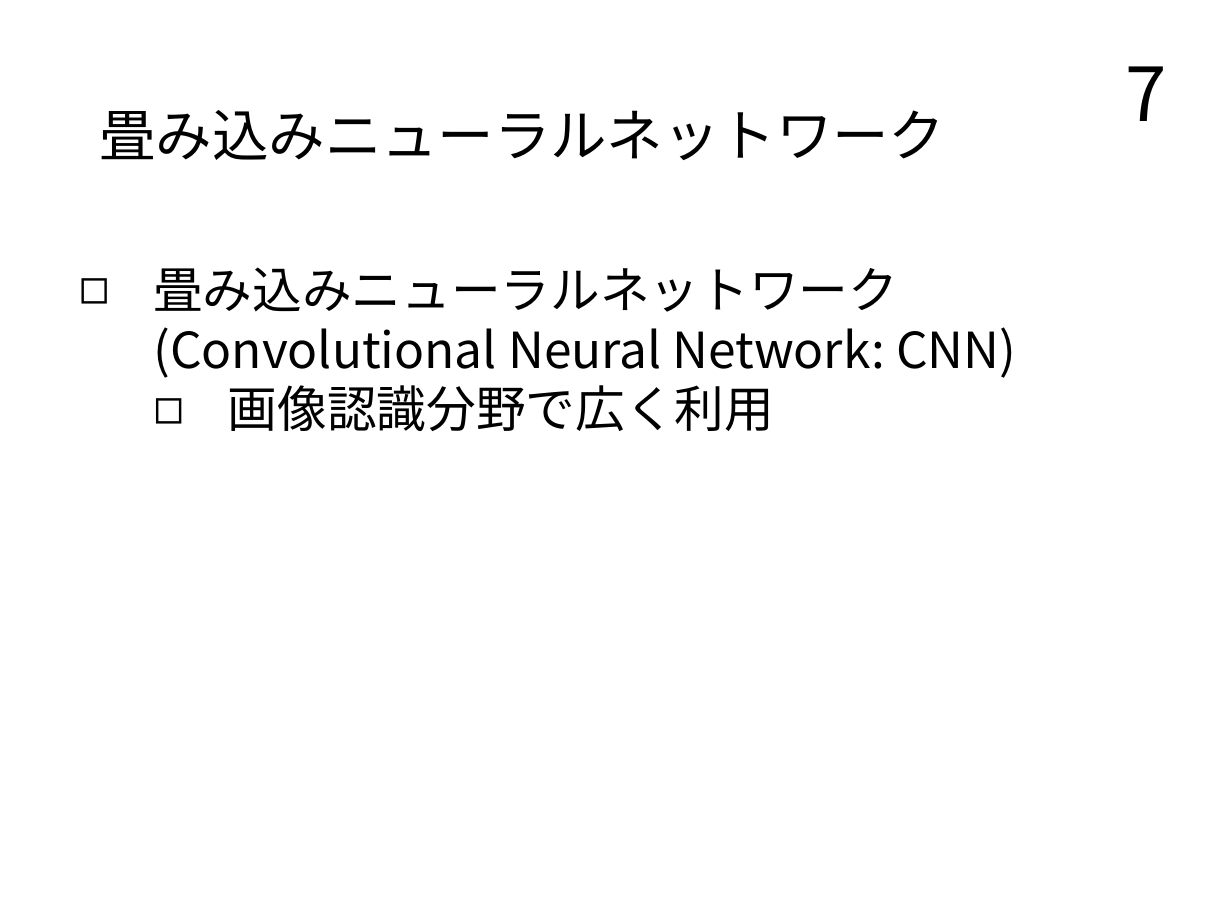
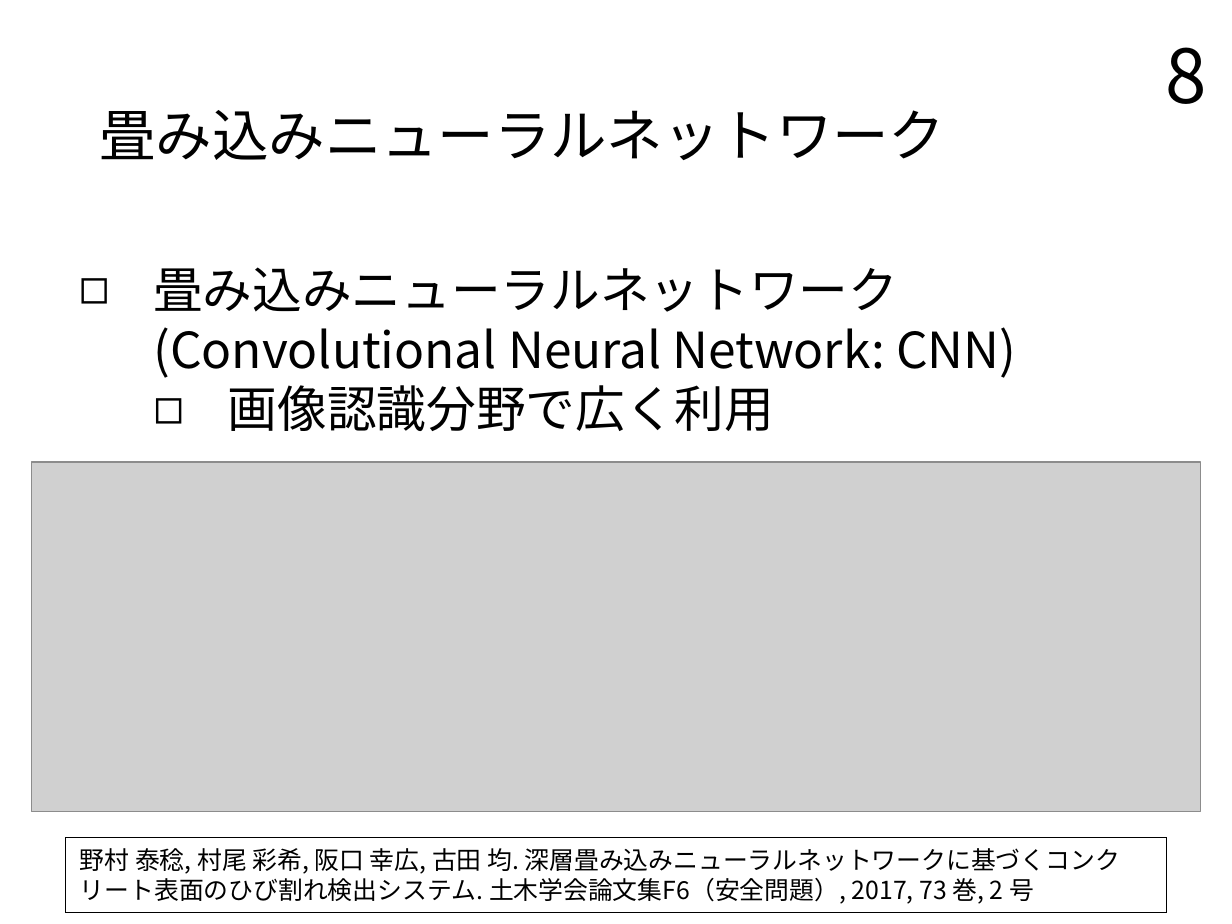
Before and after one commit to TairaTomotaka/kadai, a slide deck: slide 8 of prsn/20221129.pptx (slide 7 before the commit). Drawn at 1232x924 pixels with LibreOffice and Linux fonts; fonts in the diff are those of the drawing; grey boxes stand for pictures. Boxes give left, top, right and bottom in pixels: in the first picture for what was removed or moved away, otherwise in the second. Text is boxed around its words. In the diff, an @@ line names an element or a change of style, - is before the commit and + after.

```diff
--- a/prsn/20221129.pptx
+++ b/prsn/20221129.pptx
@@ page number at (1166,47,1207,104): text changed @@
-7
+8
@@ picture added at (31,462,1201,812) @@
@@ rectangle added at (66,837,1166,912), fill #FFFFFF, outline #000000 0.75 pt, 12 pt, text #000000 @@
+野村 泰稔, 村尾 彩希, 阪口 幸広, 古田 均. 深層畳み込みニューラルネットワークに基づくコンクリート表面のひび割れ検出システム. 土木学会論文集F6（安全問題）, 2017, 73 巻, 2 号
```
Also in this commit, not shown: 14 other slides changed, 9 slides added, 3 slides removed, 2 other files.
